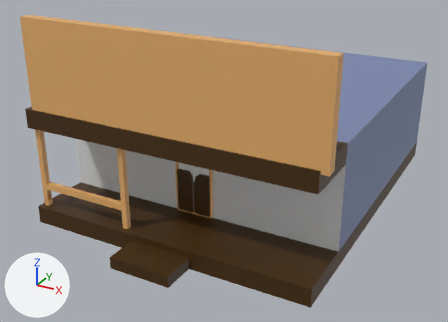
Two versions of the glTF model Dump/Environment/Building2.glb, one commit apart.
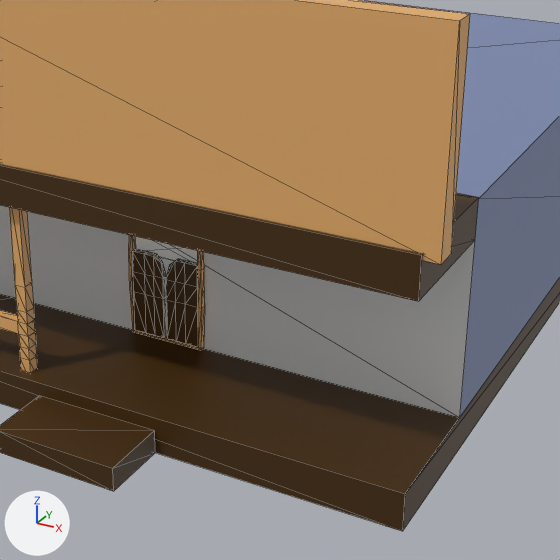
Each version is shown whole from a camera (50 mm lens) standing at (13.4, -28.5, 13.8) and looking at (-0.2, -3.8, 1.4), then close up on the part from 25% to 87% of the width and 14% to 100% of the height. The axes (+X, +Y, +Z) are drawn at lower left. The lights are the same throughout. The close-ups show mesh edges as thin lines. Vertices at the same position are counted once.

Before the edit, the objects in view are built like this:
```python
me_cube_002 = bpy.data.meshes.new('Cube.002')
me_cube_002.from_pydata(...)  # 112 vertices, 212 faces; spans x -0.94..0.94, y -0.07..0.09, z -1.06..1.49
# faces by material slot: [120, 28, 64]
me_cube_002.materials.append(mat_door)  # brown #462b01
me_cube_002.materials.append(mat_emitblack)  # white #ffffff
me_cube_002.materials.append(mat_doorframe)  # orange #e7af6c
me_cube_007 = bpy.data.meshes.new('Cube.007')
me_cube_007.from_pydata(...)  # 64 vertices, 120 faces; spans x -6.73..-1.87, y -0.63..-0.37, z -0.3..4.4
me_cube_007.materials.append(mat_doorframe)  # orange #e7af6c
me_cube_009 = bpy.data.meshes.new('Cube.009')
me_cube_009.from_pydata(...)  # 40 vertices, 60 faces; spans x -6.9..7.2, y -11.4..7.0, z -5.2..4.5
# faces by material slot: [12, 36, 10, 2]
me_cube_009.materials.append(mat_doorframe)  # orange #e7af6c
me_cube_009.materials.append(mat_door)  # brown #462b01
me_cube_009.materials.append(mat_fadeblue)  # blue #7b89b0
me_cube_009.materials.append(mat_basicwhite)  # white #e7e7e7
ob_cube_001 = bpy.data.objects.new('Cube.001', me_cube_002)
ob_cube_001.location = (0.0, -7.0, 1.1)
ob_cube_006 = bpy.data.objects.new('Cube.006', me_cube_007)
ob_cube_006.location = (0.0, -9.0, 0.0)
ob_cube_008 = bpy.data.objects.new('Cube.008', me_cube_009)
ob_cube_008.location = (0.0, 0.0, 4.4)
```
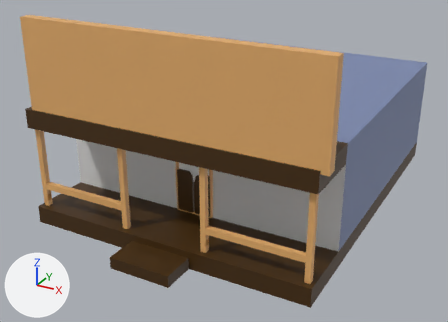
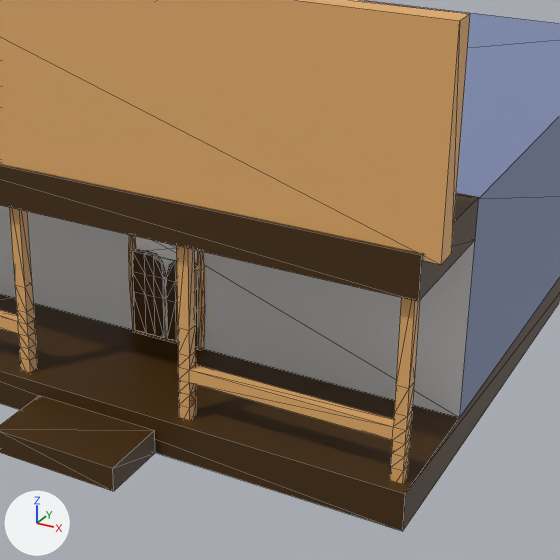
Diff of the bpy script that builds the scene:
```diff
--- a/Dump/Environment/Building2.glb.py
+++ b/Dump/Environment/Building2.glb.py
@@ me_cube_007 @@
 me_cube_007.from_pydata(...)  # 64 vertices, 120 faces; spans x -6.73..-1.87, y -0.63..-0.37, z -0.3..4.4
 # used by ob_cube_006; location = (0.0, -9.0, 0.0)
+# me_cube_007 part 1: the loose piece of 64 vertices spanning x -6.73..-1.87, y -0.63..-0.37, z -0.3..4.4 is copied, and the copy is mirrored in x about the mesh origin; it spans x 1.87..6.73, y -0.63..-0.37, z -0.3..4.4
 me_cube_007.materials.append(mat_doorframe)
```

Changed parts and their boxes (x1, y1, x2, y2) in the close-ups (560 x 560 px):
'Cube.006', reshaped: before (0, 207, 38, 372); after (0, 207, 420, 484)
part 1 of me_cube_007, added (orange): after (176, 246, 420, 484)
